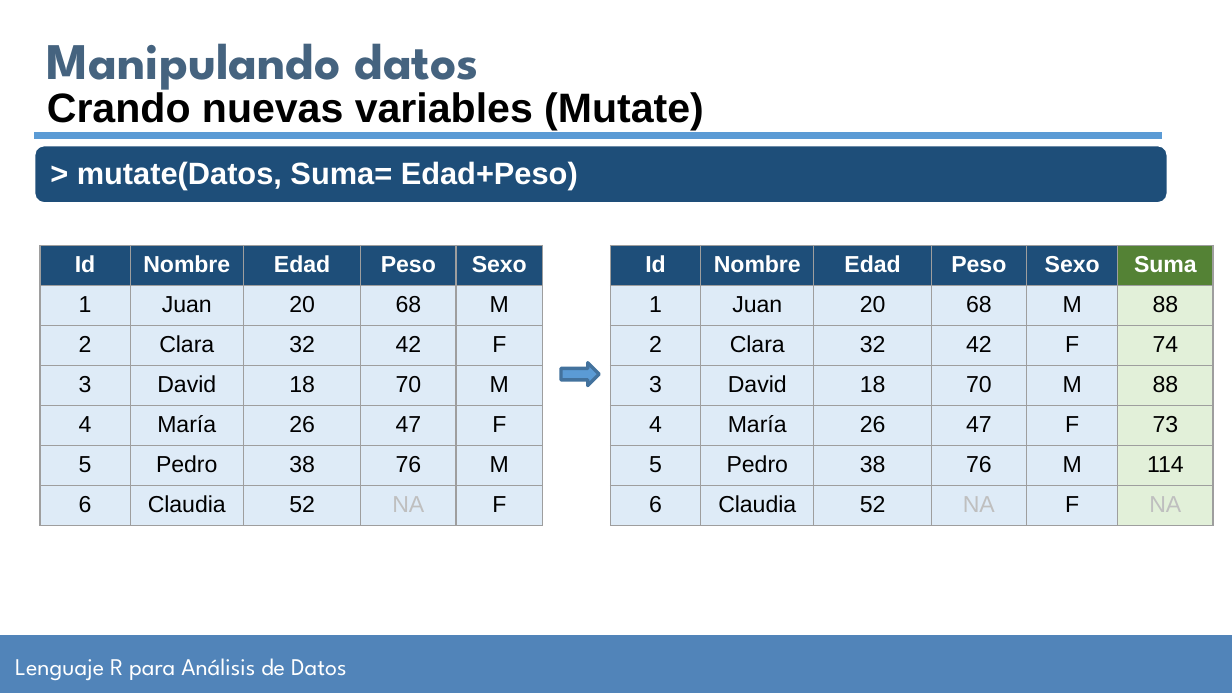
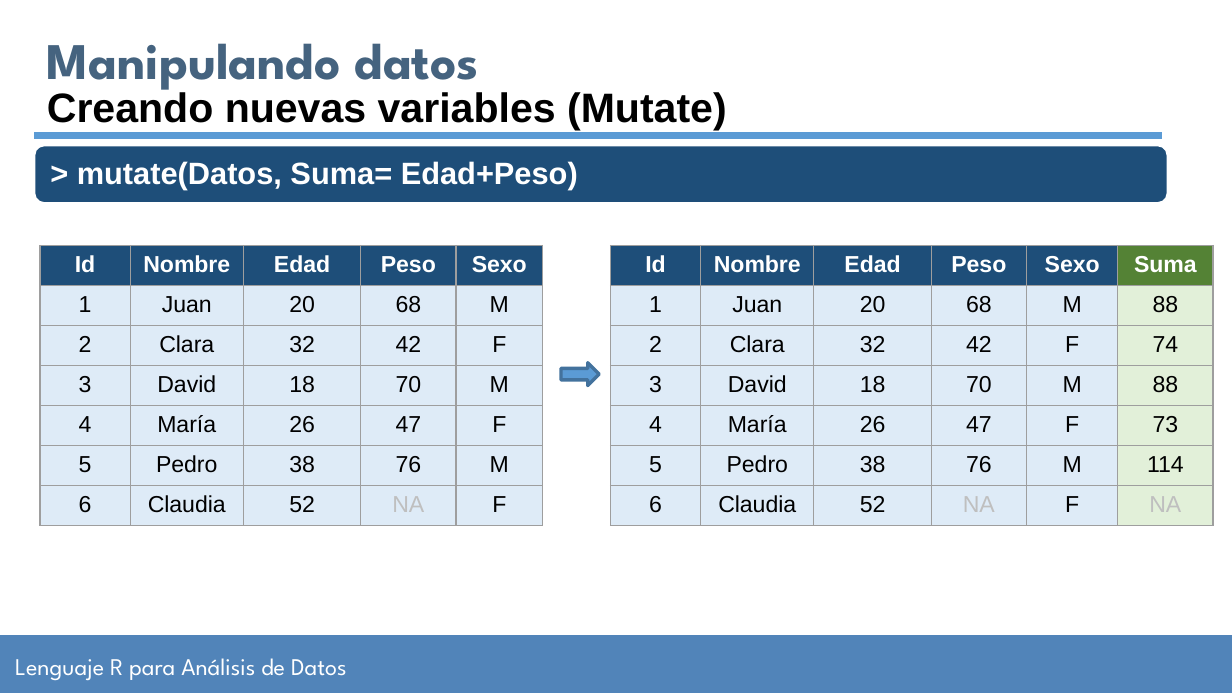
Before and after one commit to jsgarriga/curso-analisis-datos-r, a slide deck: slide 6 of Clase 5-ADR-06-09-2023/ManualAlumnoR_clase5.pptx. Drawn at 1232x693 pixels with LibreOffice and Linux fonts; fonts in the diff are those of the drawing; background and template pictures are left out. Boxes give left, top, right and bottom in pixels: in the first picture for what was removed or moved away, otherwise in the second. Text is boxed around its words. In the diff, an @@ line names an element or a change of style, - is before the commit and + after.

```diff
--- a/Clase 5-ADR-06-09-2023/ManualAlumnoR_clase5.pptx
+++ b/Clase 5-ADR-06-09-2023/ManualAlumnoR_clase5.pptx
@@ text at <box>47,89,727,130</box>: text changed @@
-Crando nuevas variables (Mutate)
+Creando nuevas variables (Mutate)
```
Also in this commit, not shown: 2 slides added, 5 slides removed.
